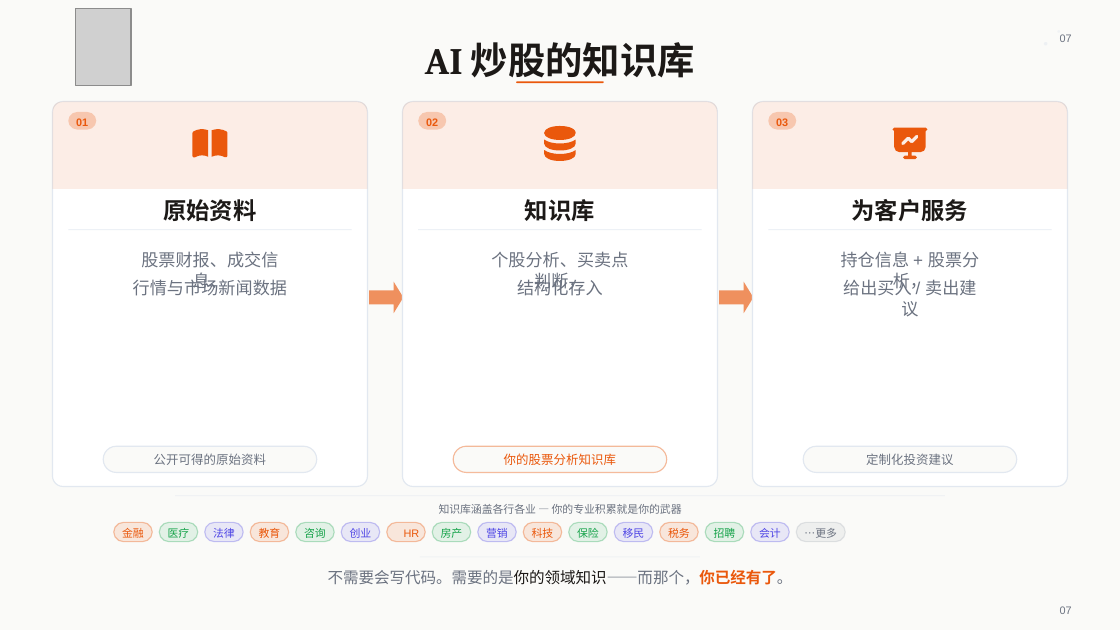
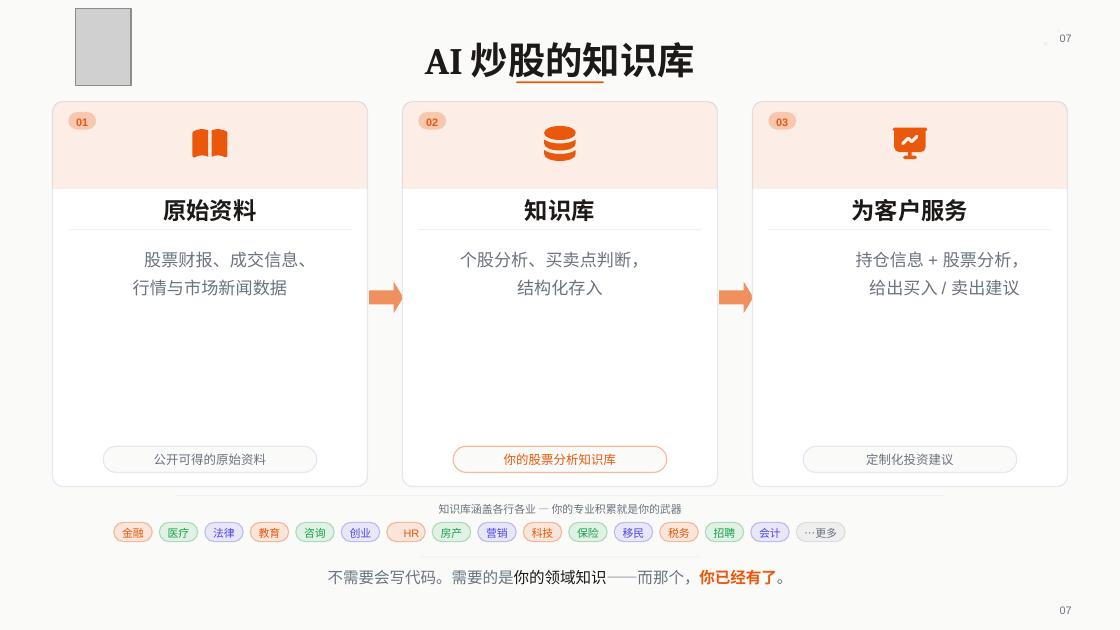
Before and after one commit to austinxyz/course-portal, a slide deck: slide 8 of dl/webinar-s4-stock-0717.pptx. Drawn at 1120x630 pixels with LibreOffice and Linux fonts; fonts in the diff are those of the drawing; grey boxes stand for pictures. Boxes give left, top, right and bottom in pixels: in the first picture for what was removed or moved away, otherwise in the second. Text is boxed around its words. In the diff, an @@ line names an element or a change of style, - is before the commit and + after.

```diff
--- a/dl/webinar-s4-stock-0717.pptx
+++ b/dl/webinar-s4-stock-0717.pptx
@@ text "股票财报、成交信息、" rewrapped from <box>141,251,278,292</box> to <box>144,251,315,268</box> @@
@@ text "个股分析、买卖点判断，" rewrapped from <box>491,251,628,292</box> to <box>460,251,649,268</box> @@
@@ text "持仓信息 + 股票分析，" rewrapped from <box>841,251,979,292</box> to <box>856,251,1029,268</box> @@
@@ text "给出买入 / 卖出建议" rewrapped from <box>843,277,976,317</box> to <box>869,279,1020,296</box> @@
```
Also in this commit, not shown: 6 other slides changed, 4 other files.
